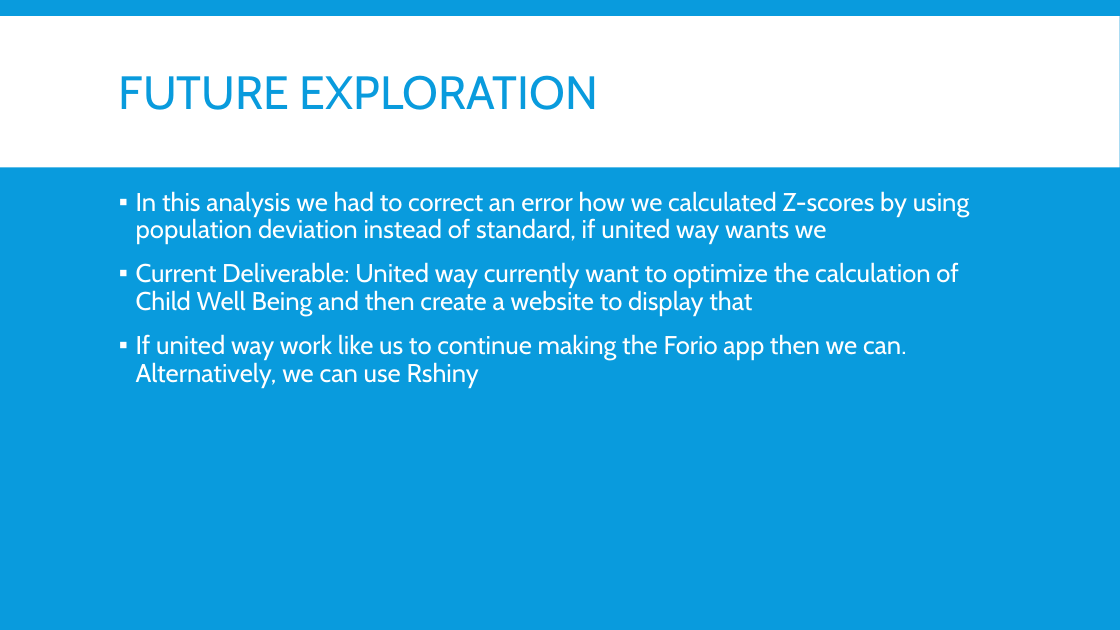
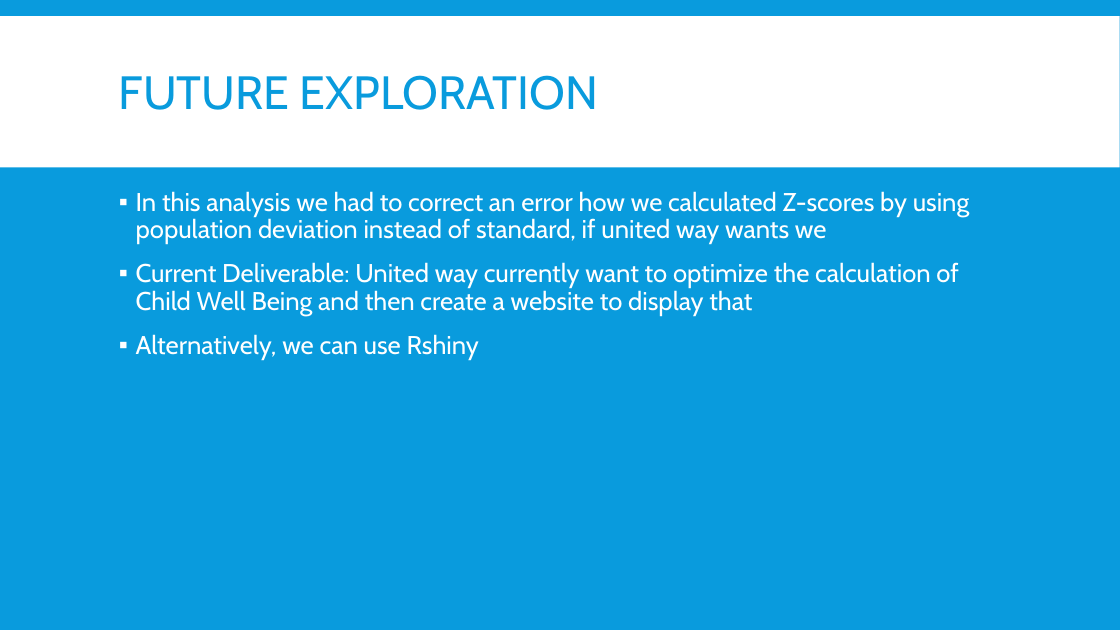
Before and after one commit to mlane3/unitedway, a slide deck: slide 14 of United Way.pptx. Drawn at 1120x630 pixels with LibreOffice and Linux fonts; fonts in the diff are those of the drawing. Boxes give left, top, right and bottom in pixels: in the first picture for what was removed or moved away, otherwise in the second. Text is boxed around its words. In the diff, an @@ line names an element or a change of style, - is before the commit and + after.

```diff
--- a/United Way.pptx
+++ b/United Way.pptx
@@ text at (136, 334, 479, 360): text changed @@
-▪ If united way work like us to continue making the Forio app then we can. Alternatively, we can use Rshiny
+▪ Alternatively, we can use Rshiny
```
Also in this commit, not shown: 1 other slide changed, 1 other file.
